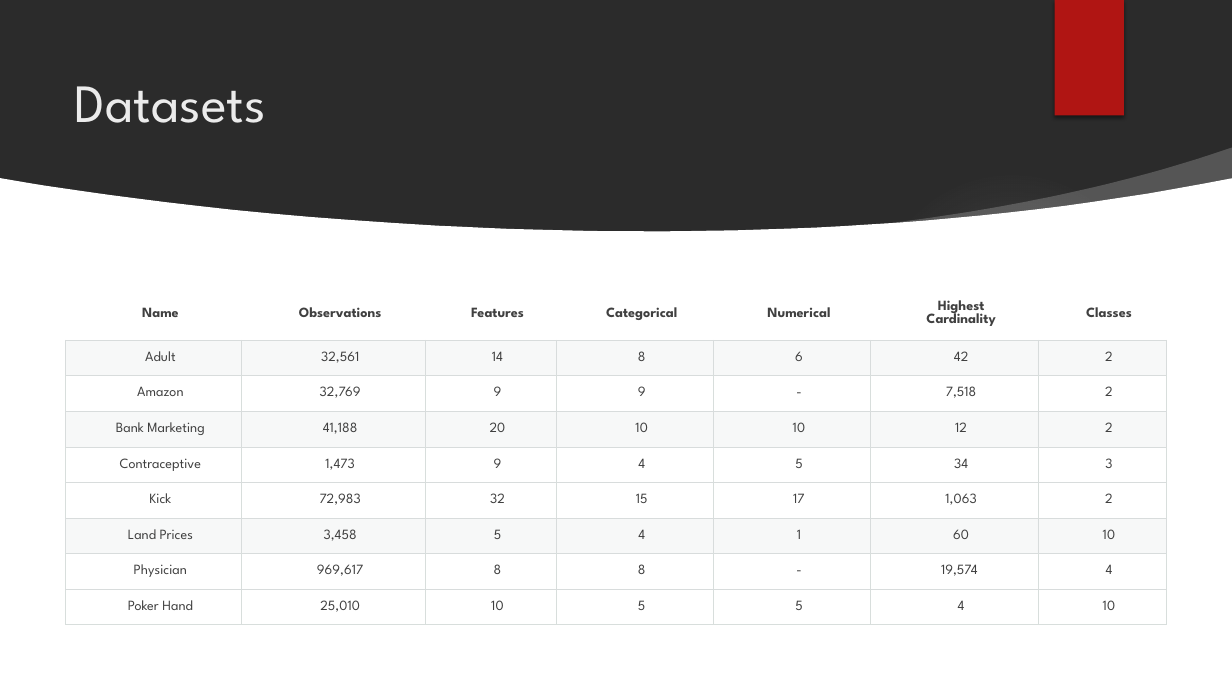
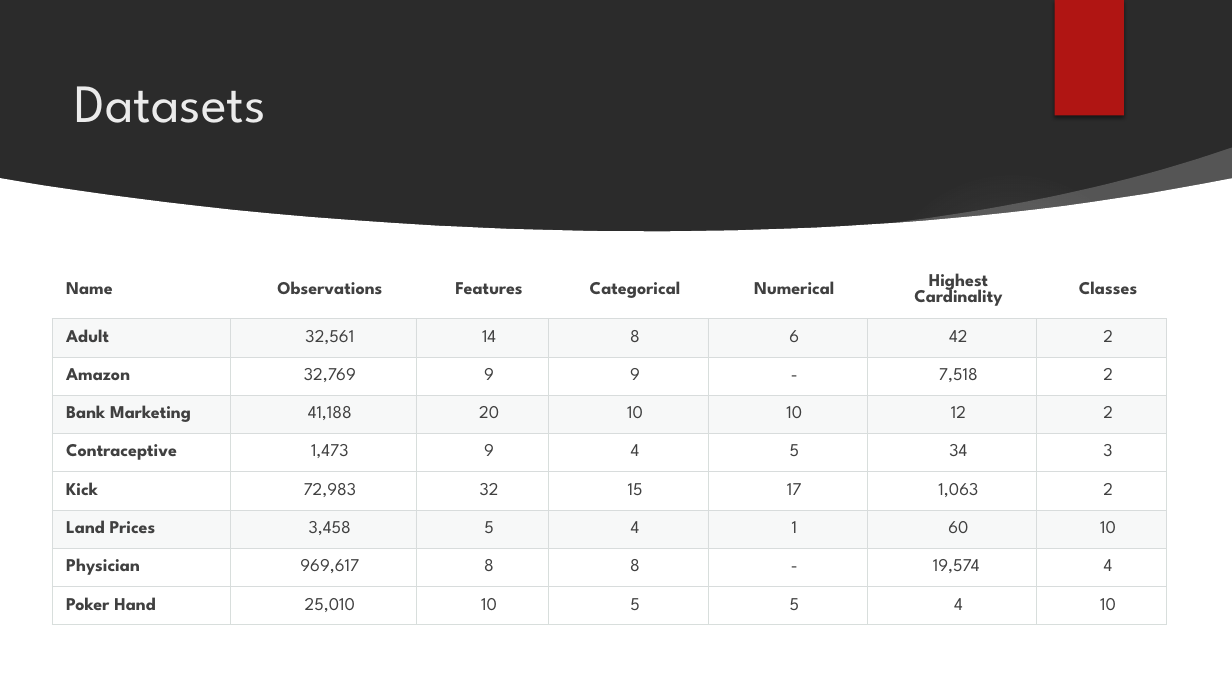
Before and after one commit to mohannishant6/MSc-Thesis, a slide deck: slide 11 of GBDT.pptx (slide 6 before the commit). Drawn at 1232x693 pixels with LibreOffice and Linux fonts; fonts in the diff are those of the drawing; background and template pictures are left out; a plain dark background stands for a picture behind light text. Boxes give left, top, right and bottom in pixels: in the first picture for what was removed or moved away, otherwise in the second. Text is boxed around its words. In the diff, an @@ line names an element or a change of style, - is before the commit and + after.

```diff
--- a/GBDT.pptx
+++ b/GBDT.pptx
@@ table at <box>52,262,1166,625</box> @@
@@ size 11 to 14 pt @@
@@ bold on in "Adult", "Amazon", "Bank Marketing", "Contraceptive" and 4 more places @@
@@ alignment centre to left @@
@@ table: place and size @@
-table at <box>66,287,1166,626</box>
+table at <box>52,262,1166,625</box>
```
Also in this commit, not shown: 7 other slides changed, 11 slides added, 1 slide removed, 2 other files.
